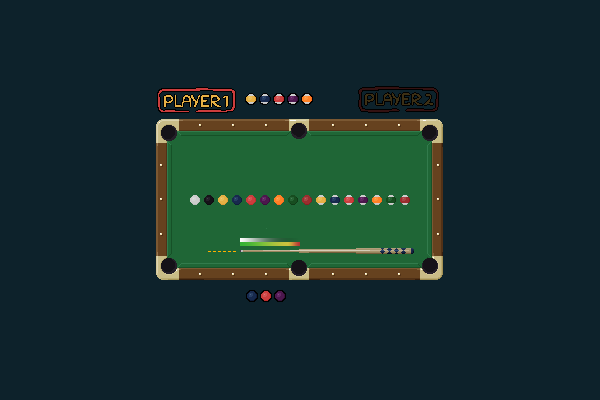
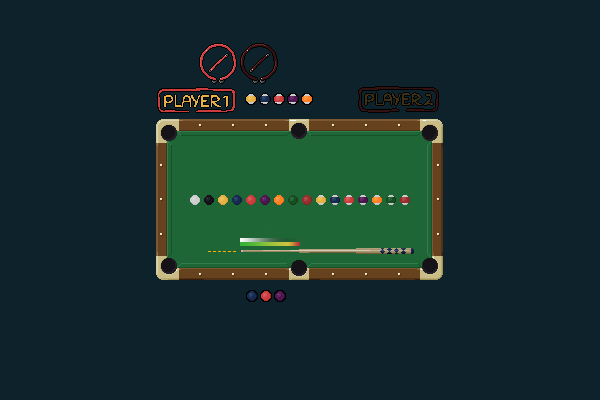
The second 600px x 400px image is a revision of the first. Changes to its layers:
added group "fail" with 3 layers above "player" over left=199, top=43, right=278, bottom=84
added layer "Ebene 9" in group "fail" over left=199, top=43, right=278, bottom=84
